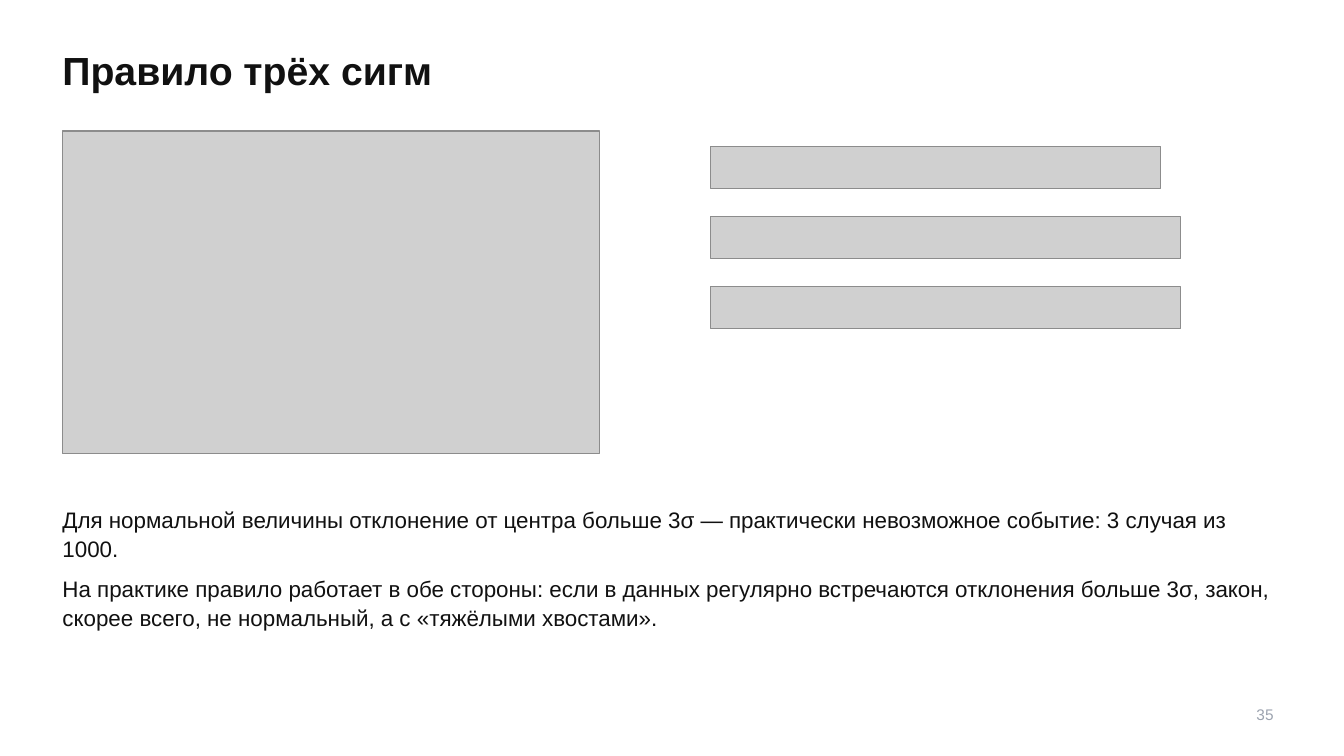
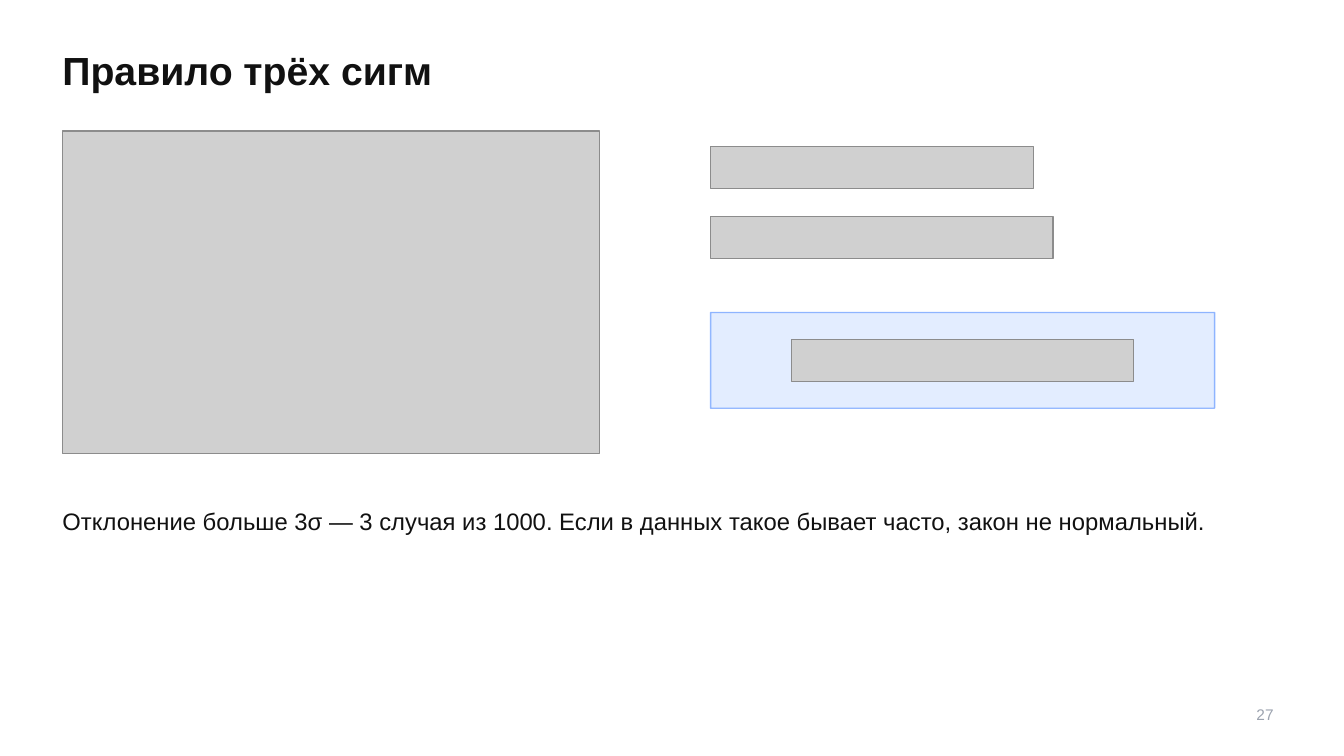
Before and after one commit to TheTonyPub/probability-theory-2026, a slide deck: slide 27 of lectures/06_distributions-17-25-2.pptx (slide 35 before the commit). Drawn at 1344x756 pixels with LibreOffice and Linux fonts; fonts in the diff are those of the drawing; grey boxes stand for pictures. Boxes give left, top, right and bottom in pixels: in the first picture for what was removed or moved away, otherwise in the second. Text is boxed around its words. In the diff, an @@ line names an element or a change of style, - is before the commit and + after.

```diff
--- a/lectures/06_distributions-17-25-2.pptx
+++ b/lectures/06_distributions-17-25-2.pptx
@@ picture: place and size @@
-picture at <box>711,146,1162,189</box>
+picture at <box>711,146,1033,189</box>
@@ picture: place and size @@
-picture at <box>711,217,1181,259</box>
+picture at <box>711,217,1054,259</box>
@@ picture removed at <box>711,286,1181,329</box> @@
@@ rectangle added at <box>711,313,1215,408</box>, fill #1F6BFF at 12% opacity, outline #1F6BFF 1 pt @@
@@ picture added at <box>791,340,1134,382</box> @@
@@ text at <box>62,512,1205,535</box>: text changed; size 16 to 17 pt @@
-Для нормальной величины отклонение от центра больше 3σ — практически невозможное событие: 3 случая из 1000.
-На практике правило работает в обе стороны: если в данных регулярно встречаются отклонения больше 3σ, закон, скорее всего, не нормальный, а с «тяжёлыми хвостами».
+Отклонение больше 3σ — 3 случая из 1000. Если в данных такое бывает часто, закон не нормальный.
@@ text at <box>1256,709,1273,720</box>: text changed @@
-35
+27
```
Also in this commit, not shown: 31 other slides changed, 14 slides added, 24 slides removed.
